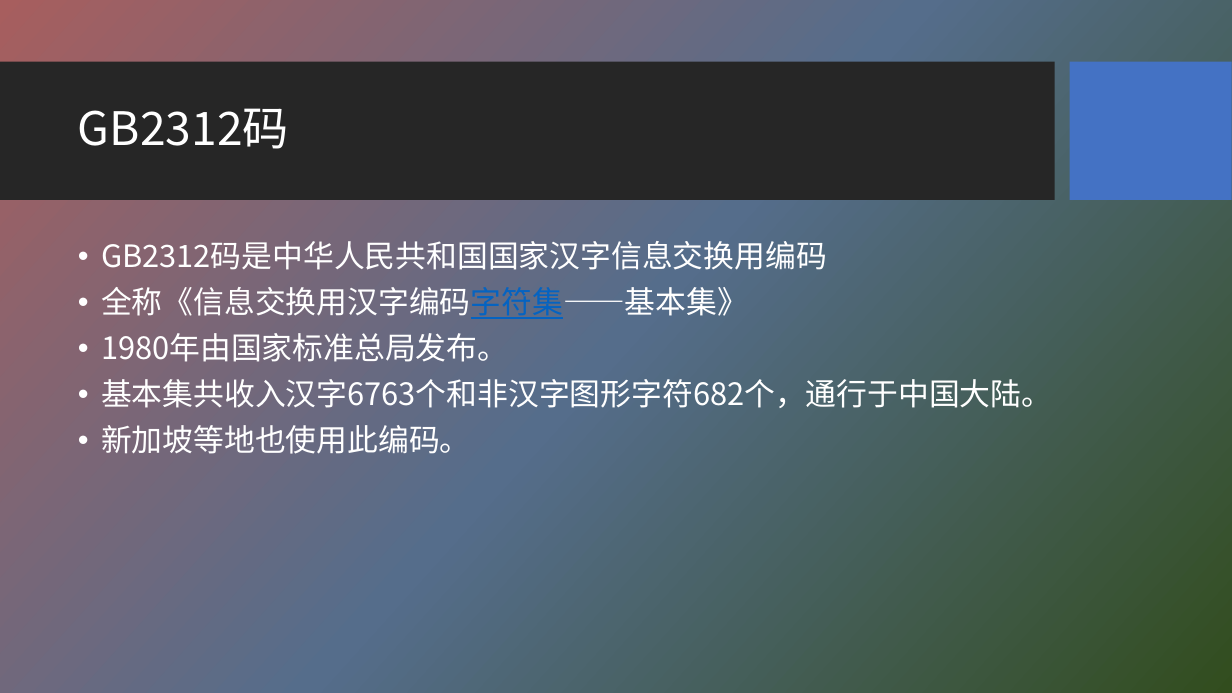
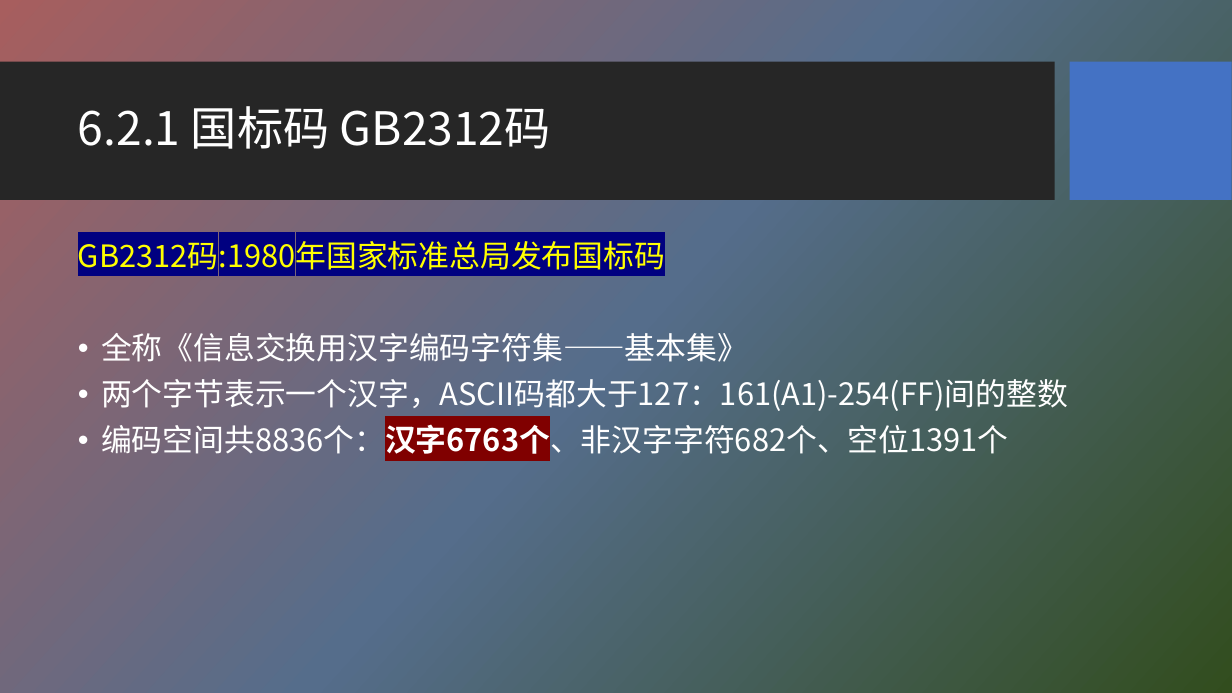
Before and after one commit to HBU/NLP_PPT, a slide deck: slide 6 of PPT-2020/ch06 字符编码与字频统计.pptx (slide 5 before the commit). Drawn at 1232x693 pixels with LibreOffice and Linux fonts; fonts in the diff are those of the drawing; background and template pictures are left out. Boxes give left, top, right and bottom in pixels: in the first picture for what was removed or moved away, otherwise in the second. Text is boxed around its words. In the diff, an @@ line names an element or a change of style, - is before the commit and + after.

```diff
--- a/PPT-2020/ch06 字符编码与字频统计.pptx
+++ b/PPT-2020/ch06 字符编码与字频统计.pptx
@@ title at (78,106,551,149): text changed @@
-GB2312码
+6.2.1 国标码 GB2312码
@@ text at (78,236,665,276): text changed; text colour #FFFFFF to #FFFF00 @@
-• GB2312码是中华人民共和国国家汉字信息交换用编码
+GB2312码:1980年国家标准总局发布国标码
@@ text at (101,333,748,362): text colour #0563C1 to #FFFFFF, underline off in "全称《信息交换用汉字编码字符集——基本集》" @@
@@ text at (101,374,1068,460): text changed @@
-• 1980年由国家标准总局发布。
-• 基本集共收入汉字6763个和非汉字图形字符682个，通行于中国大陆。
-• 新加坡等地也使用此编码。
+• 两个字节表示一个汉字，ASCII码都大于127：161(A1)-254(FF)间的整数
+• 编码空间共8836个：汉字6763个、非汉字字符682个、空位1391个
```
Also in this commit, not shown: 5 other slides changed, 4 slides added, 1 other file.
